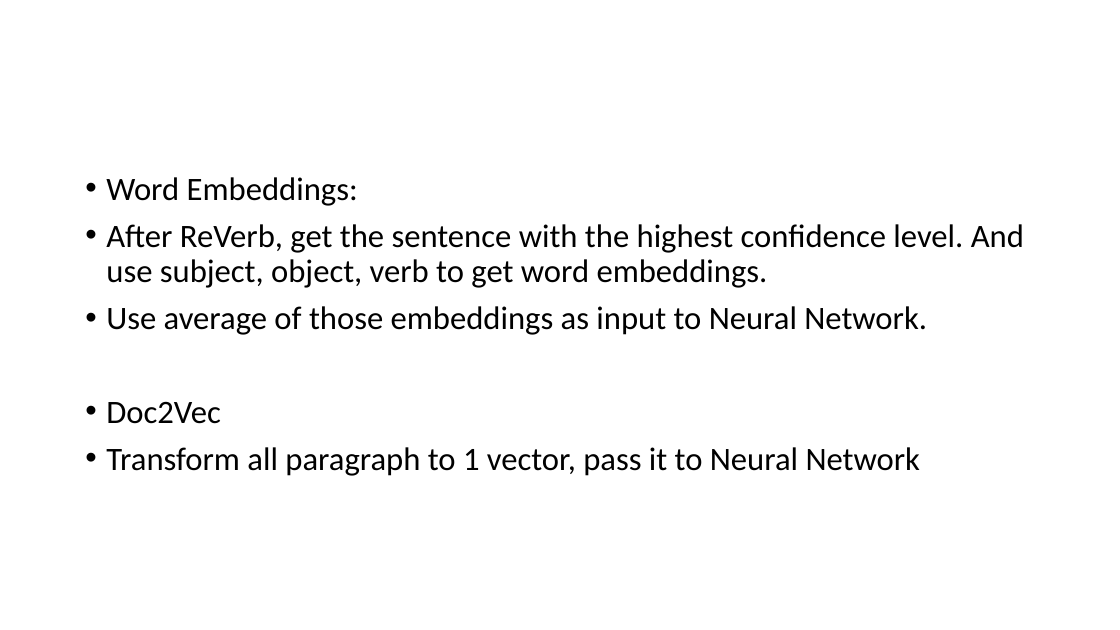
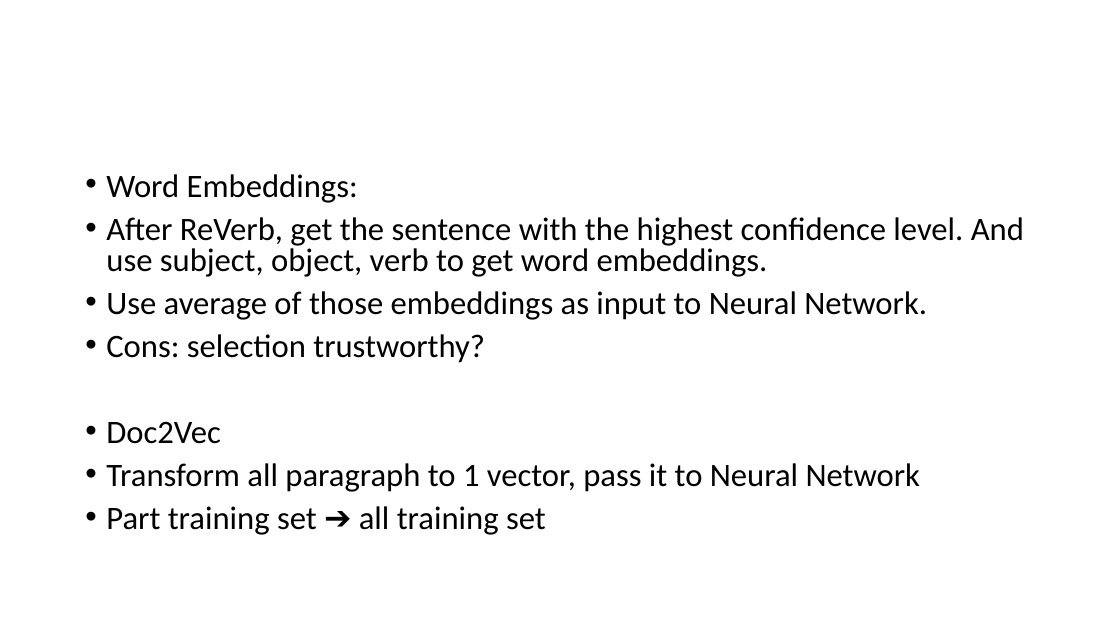
Before and after one commit to edenbaus/Event-Driven-FinModel, a slide deck: slide 13 of Presentation1.pptx. Drawn at 1120x630 pixels with LibreOffice and Linux fonts; fonts in the diff are those of the drawing. Boxes give left, top, right and bottom in pixels: in the first picture for what was removed or moved away, otherwise in the second. Text is boxed around its words. In the diff, an @@ line names an element or a change of style, - is before the commit and + after.

```diff
--- a/Presentation1.pptx
+++ b/Presentation1.pptx
@@ text at bbox=[106, 174, 1024, 492]: line spacing 0.9 to 0.8 @@
@@ text at bbox=[106, 334, 485, 363]: paragraph added @@
+• Cons: selection trustworthy?
@@ text at bbox=[106, 506, 546, 535]: paragraph added @@
+• Part training set ➔ all training set
```
Also in this commit, not shown: 1 other slide changed, 8 slides added, 19 other files.
